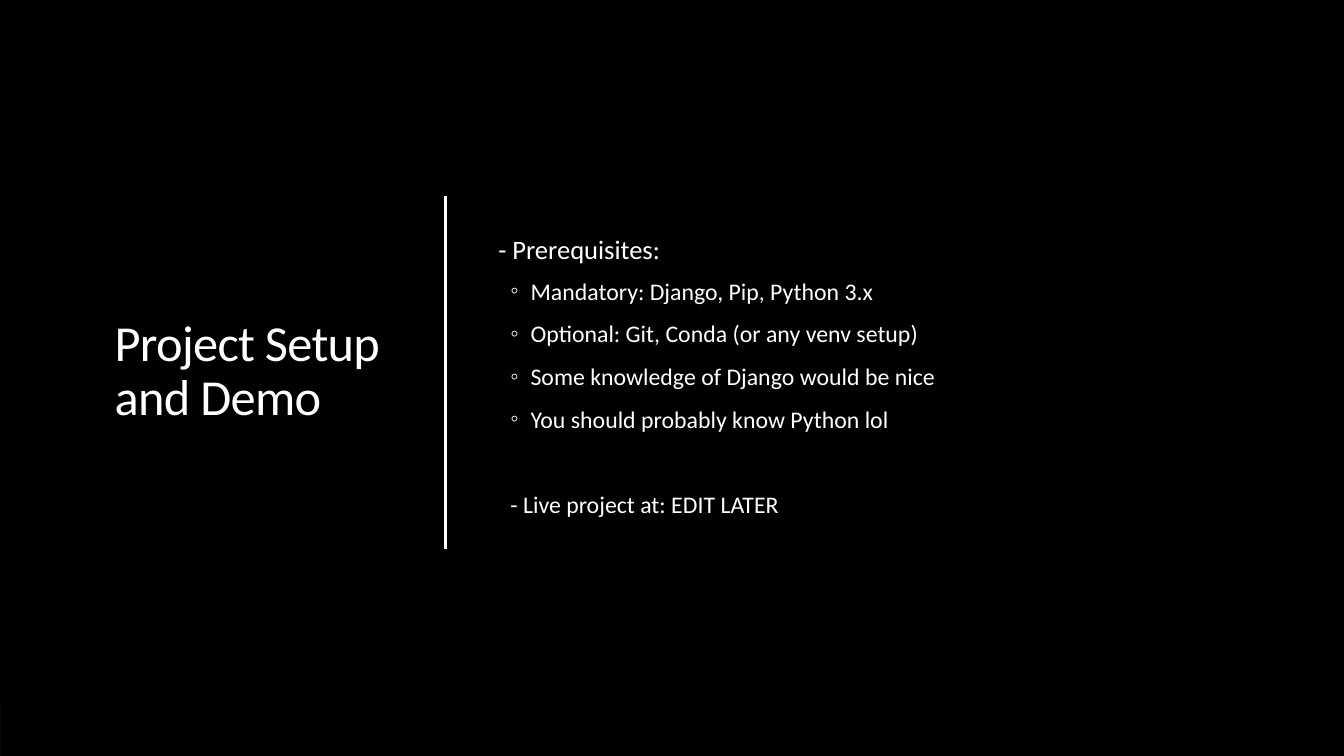
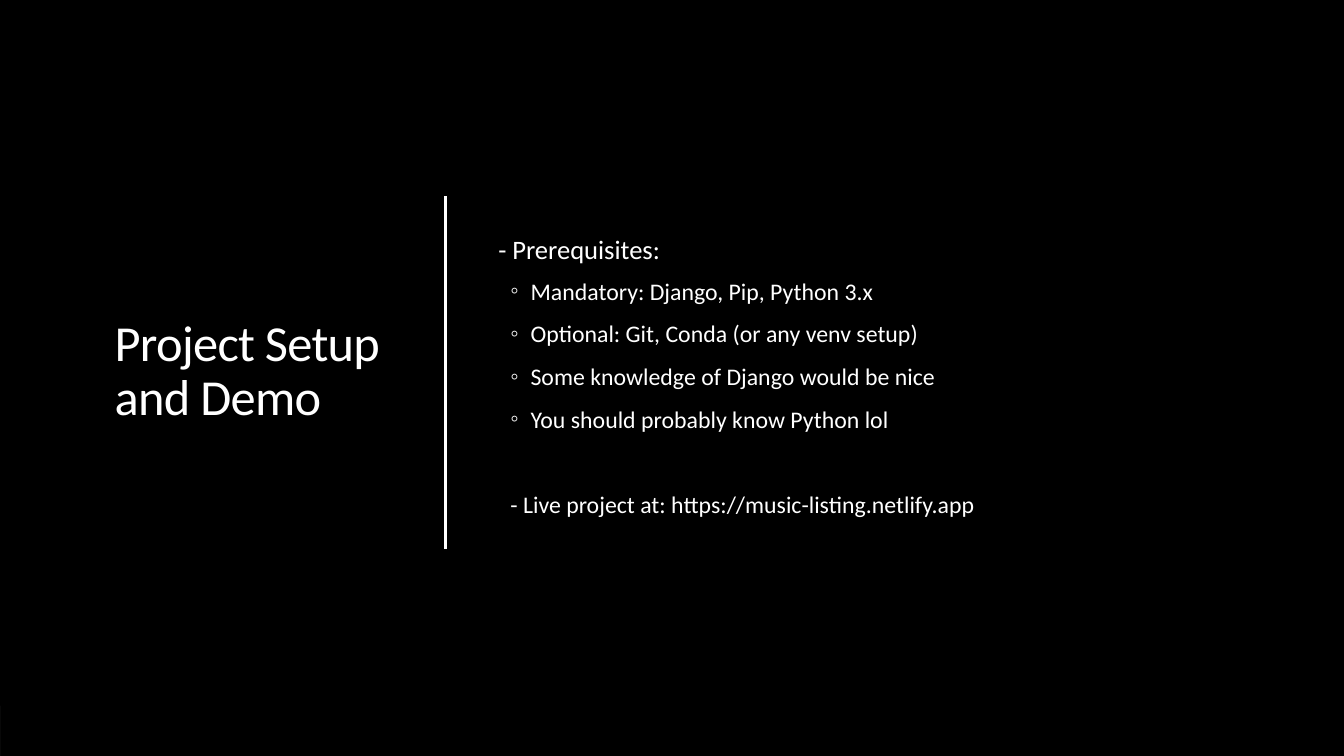
Before and after one commit to s6eskand/hackthe6ix-workshop, a slide deck: slide 5 of Building a REST API with Django.pptx. Drawn at 1344x756 pixels with LibreOffice and Linux fonts; fonts in the diff are those of the drawing. Boxes give left, top, right and bottom in pixels: in the first picture for what was removed or moved away, otherwise in the second. Text is boxed around its words. In the diff, an @@ line names an element or a change of style, - is before the commit and + after.

Commit message:
update ppt

```diff
--- a/Building a REST API with Django.pptx
+++ b/Building a REST API with Django.pptx
@@ text at [523,496,974,517]: text changed @@
-  - Live project at: EDIT LATER
+  - Live project at: https://music-listing.netlify.app
```
